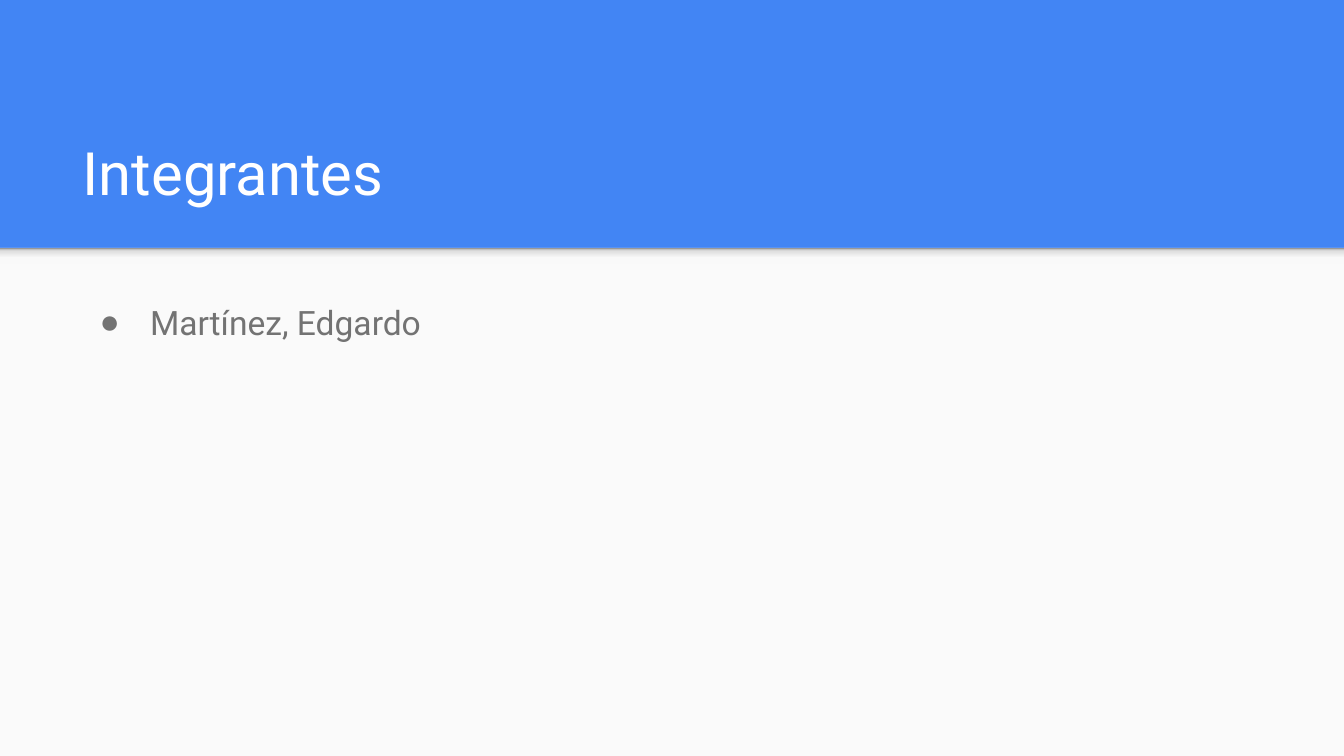
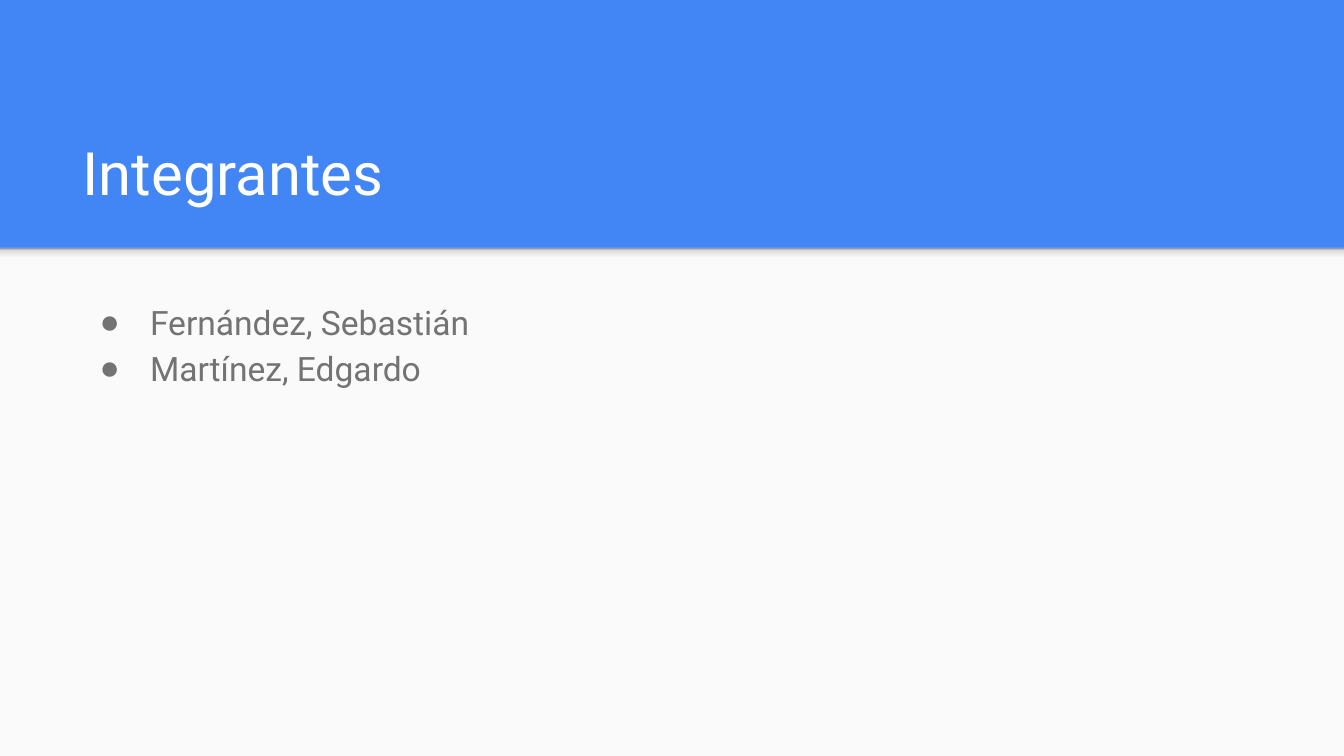
Before and after one commit to EHMAR2003/TPJAVA, a slide deck: slide 2 of Guía Presentación.pptx. Drawn at 1344x756 pixels with LibreOffice and Linux fonts; fonts in the diff are those of the drawing. Boxes give left, top, right and bottom in pixels: in the first picture for what was removed or moved away, otherwise in the second. Text is boxed around its words. In the diff, an @@ line names an element or a change of style, - is before the commit and + after.

```diff
--- a/Guía Presentación.pptx
+++ b/Guía Presentación.pptx
@@ text at (150,310,469,340): paragraph added @@
+● Fernández, Sebastián
```
